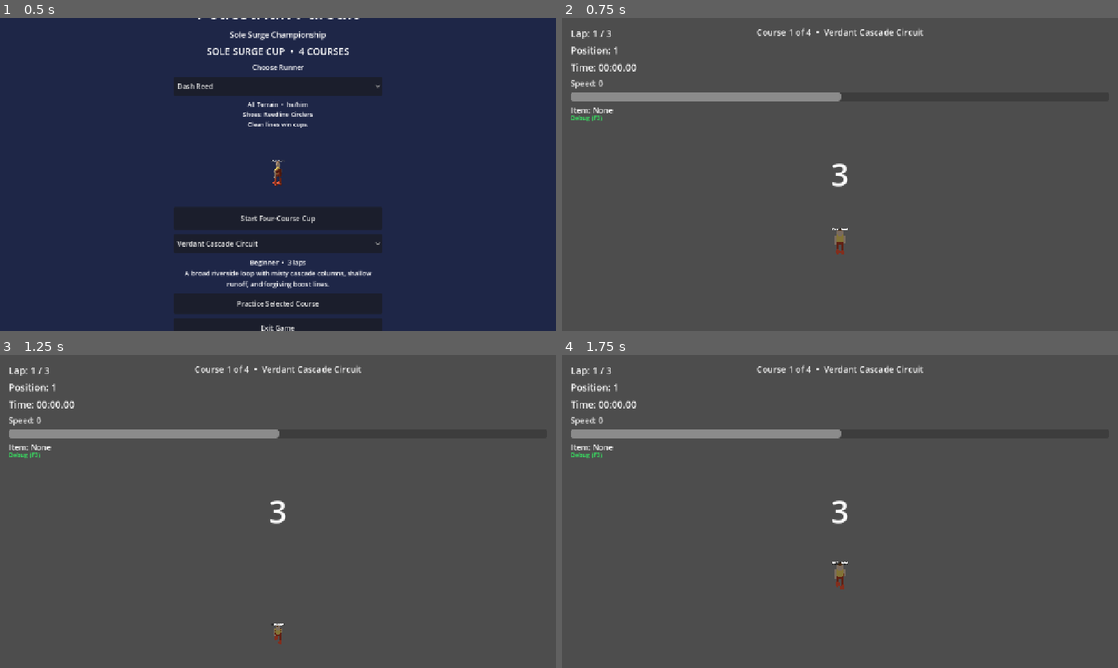
Above: before the commit, frames 1-4 (two rows, left to right).
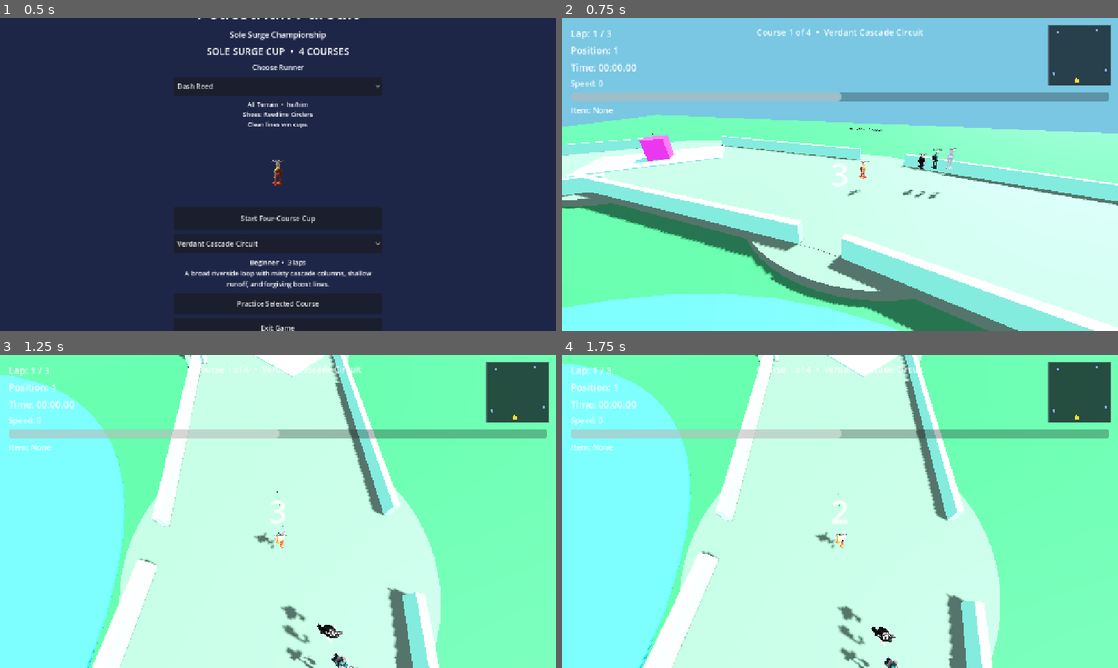
Above: after the commit, the same moments.

Repository: gunnchOS3k/pedestrian-pursuit
Game: Godot game, scene res://scenes/main/MainMenu.tscn
Same seed, same stepped clock (60 frames per second), same inputs: the game is played once before the commit and once after it.
Inputs:
- Up to frame 1 (0.5 s): no input
- Up to frame 2 (0.75 s): click "Start Four-Course Cup" at 0.5 s
- Up to frame 3 (1.25 s): no input
- Up to frame 4 (1.75 s): tap Enter at 1.25 s; hold D (move_right) from 1.28 s (still down); tap Q (boost) at 1.35 s; tap Space (jump) at 1.52 s

Frame 1 is identical in both runs. In frame 2, 100% of the frame differs, in the area x 0-100%, y 0-100%; in frame 3, 100%; in frame 4, 100%.
Error before the commit: Parse Error: Cannot infer the type of "visual" variable because the value doesn't have a set type. (res://scripts/race/RaceScene.gd:149)

Commit message:
test: complete rendered runner and cup character review
Fix Android RaceScene parse failure that froze countdown, restore Pixel RUN via Control buttons, and record 0.3.6 cup-start evidence.

Co-authored-by: Cursor <cursoragent@cursor.com>

Diff:
--- a/scripts/debug/DebugOverlay.gd
+++ b/scripts/debug/DebugOverlay.gd
@@ -8,13 +8,22 @@
 var _visible: bool = false
 
 
+func _ready() -> void:
+	visible = false
+	_visible = false
+
+
 func setup(player: Node) -> void:
 	_player = player
 	visible = false
+	_visible = false
 
 
 func _unhandled_input(event: InputEvent) -> void:
 	if event is InputEventKey and event.pressed and event.keycode == KEY_F3:
+		# Release builds keep this off unless explicitly enabled in editor.
+		if OS.has_feature("release") and not OS.is_debug_build():
+			return
 		_visible = not _visible
 		visible = _visible
 
--- a/scripts/race/RaceManager.gd
+++ b/scripts/race/RaceManager.gd
@@ -28,6 +28,8 @@
 
 
 func _ready() -> void:
+	# Keep countdown/race clocks running even if a pause overlay toggles incorrectly.
+	process_mode = Node.PROCESS_MODE_ALWAYS
 	lap_manager.racer_finished.connect(_on_racer_finished)
 
 
@@ -50,11 +52,34 @@
 
 
 func begin_countdown() -> void:
+	var tree := get_tree()
+	if tree != null and tree.paused:
+		tree.paused = false
 	state = RaceState.COUNTDOWN
 	_countdown_timer = float(countdown_seconds) + 1.0
 	_player_pressed_early = false
 	_go_time = -1.0
 	countdown_tick.emit(str(countdown_seconds))
+	# Prefer timer-driven countdown — more reliable on Android than delta alone.
+	call_deferred("_countdown_sequence")
+
+
+func _countdown_sequence() -> void:
+	if state != RaceState.COUNTDOWN:
+		return
+	var tree := get_tree()
+	if tree == null:
+		return
+	# Strict 3→2→1→GO. Avoid input checks mid-await (can abort the coroutine on Android).
+	for value in range(countdown_seconds, 0, -1):
+		if state != RaceState.COUNTDOWN:
+			return
+		countdown_tick.emit(str(value))
+		await tree.create_timer(1.0, true, false, true).timeout
+	if state != RaceState.COUNTDOWN:
+		return
+	countdown_tick.emit("GO!")
+	_start_race()
 
 
 func _process(delta: float) -> void:
@@ -70,17 +95,12 @@
 
 
 func _process_countdown(delta: float) -> void:
+	# Parallel safety net — if await-timers stall, delta still finishes the start.
 	_countdown_timer -= delta
-	var display_val := ceili(_countdown_timer)
-	if display_val <= countdown_seconds and display_val > 0:
+	var display_val := ceili(_countdown_timer) - 1
+	if display_val <= countdown_seconds and display_val >= 1:
 		countdown_tick.emit(str(display_val))
-	if _countdown_timer <= 1.0 and _countdown_timer > 0.0:
-		player_start_boost_window = true
-		if InputManager.is_accelerating():
-			_go_time = _countdown_timer
-	if InputManager.is_accelerating() and _countdown_timer > 1.05:
-		_player_pressed_early = true
-	if _countdown_timer <= 0.0:
+	if _countdown_timer <= 0.0 and state == RaceState.COUNTDOWN:
 		countdown_tick.emit("GO!")
 		_start_race()
 
--- a/scripts/race/RaceScene.gd
+++ b/scripts/race/RaceScene.gd
@@ -87,6 +87,11 @@
 	if mobile_controls.has_signal("pause_requested"):
 		mobile_controls.connect("pause_requested", _on_pause_requested)
 	_play_start_line_personalities(racers)
+	# Pixel safety: never start a cup with the SceneTree left paused.
+	if get_tree().paused:
+		get_tree().paused = false
+	if pause_menu:
+		pause_menu.visible = false
 	race_manager.begin_countdown()
 	if GameManager.accept_test_mode:
 		call_deferred("_accept_drive_finish")
@@ -121,7 +126,7 @@
 		racer.set_meta("runner_display_name", profile.display_name)
 	racer.set_meta("runner_profile_id", profile.id)
 	racer.set_meta("runner_display_name", profile.display_name)
-	var visual := racer.get_node_or_null("RacerVisual")
+	var visual = racer.get_node_or_null("RacerVisual")
 	if visual != null and visual.has_method("apply_profile"):
 		visual.apply_profile(profile)
 	_wire_racer_visual_hooks(racer, visual)
@@ -130,7 +135,7 @@
 func _wire_racer_visual_hooks(racer: Node, visual: Node) -> void:
 	if visual == null or racer == null:
 		return
-	var boost := racer.get_node_or_null("BoostSystem")
+	var boost = racer.get_node_or_null("BoostSystem")
 	if boost != null and boost.has_signal("boost_activated"):
 		boost.boost_activated.connect(_on_racer_boost.bind(visual))
 
@@ -146,7 +151,7 @@
 
 func _play_start_line_personalities(racers: Array) -> void:
 	for racer in racers:
-		var visual := racer.get_node_or_null("RacerVisual")
+		var visual = racer.get_node_or_null("RacerVisual")
 		if visual != null and visual.has_method("play_start_line"):
 			visual.play_start_line()
 
@@ -158,7 +163,7 @@
 	for racer in [player, ai_racer]:
 		if racer == null:
 			continue
-		var visual := racer.get_node_or_null("RacerVisual")
+		var visual = racer.get_node_or_null("RacerVisual")
 		if visual != null and visual.has_method("set_pose_state"):
 			visual.set_pose_state("coiled", 0.9)
 
@@ -222,7 +227,7 @@
 		var racer: Node = entry.get("racer")
 		if racer == null:
 			continue
-		var visual := racer.get_node_or_null("RacerVisual")
+		var visual = racer.get_node_or_null("RacerVisual")
 		if visual == null or not visual.has_method("play_finish"):
 			continue
 		# Top-3 keep signature finish poses; everyone else reads as defeat.
--- a/scripts/ui/MobileControls.gd
+++ b/scripts/ui/MobileControls.gd
@@ -2,12 +2,15 @@
 
 ## Multi-touch controls for Android. Buttons inject the same InputMap actions used
 ## by keyboard and gamepads, so gameplay code has one input path.
+##
+## Uses Control Buttons (not only TouchScreenButton) so ADB / mouse-emulated taps
+## also hold accelerate correctly on Pixel playtests.
 
 signal pause_requested
 
 @export var show_on_desktop: bool = false
 
-var _button_root: Node2D
+var _button_root: Control
 
 
 func _ready() -> void:
@@ -15,8 +18,10 @@
 		return
 	layer = 20
 	process_mode = Node.PROCESS_MODE_ALWAYS
-	_button_root = Node2D.new()
+	_button_root = Control.new()
 	_button_root.name = "Buttons"
+	_button_root.set_anchors_preset(Control.PRESET_FULL_RECT)
+	_button_root.mouse_filter = Control.MOUSE_FILTER_IGNORE
 	add_child(_button_root)
 	_build_buttons(get_viewport().get_visible_rect().size)
 
@@ -133,43 +138,30 @@
 	label_text: String,
 	color: Color
 ) -> void:
-	var button := TouchScreenButton.new()
+	var button := Button.new()
 	button.name = button_name
-	button.position = center
-	if not action.is_empty():
-		button.action = action
-	button.visibility_mode = (
-		TouchScreenButton.VISIBILITY_ALWAYS
-		if show_on_desktop
-		else TouchScreenButton.VISIBILITY_TOUCHSCREEN_ONLY
-	)
+	button.text = label_text
+	button.focus_mode = Control.FOCUS_NONE
+	button.position = center - size * 0.5
+	button.size = size
+	button.modulate = Color(1, 1, 1, 0.92)
+	var style := StyleBoxFlat.new()
+	style.bg_color = color
+	style.corner_radius_top_left = 10
+	style.corner_radius_top_right = 10
+	style.corner_radius_bottom_left = 10
+	style.corner_radius_bottom_right = 10
+	button.add_theme_stylebox_override("normal", style)
+	button.add_theme_stylebox_override("pressed", style)
+	button.add_theme_stylebox_override("hover", style)
+	button.add_theme_font_size_override("font_size", 18)
+	button.add_theme_color_override("font_color", Color.WHITE)
 	if button_name == "Pause":
 		button.pressed.connect(func(): pause_requested.emit())
-	var shape := RectangleShape2D.new()
-	shape.size = size
-	button.shape = shape
-
-	var background := Polygon2D.new()
-	var half := size * 0.5
-	background.polygon = PackedVector2Array(
-		[
-			Vector2(-half.x, -half.y),
-			Vector2(half.x, -half.y),
-			Vector2(half.x, half.y),
-			Vector2(-half.x, half.y),
-		]
-	)
-	background.color = color
-	button.add_child(background)
-
-	var label := Label.new()
-	label.position = -half
-	label.size = size
-	label.mouse_filter = Control.MOUSE_FILTER_IGNORE
-	label.text = label_text
-	label.horizontal_alignment = HORIZONTAL_ALIGNMENT_CENTER
-	label.vertical_alignment = VERTICAL_ALIGNMENT_CENTER
-	label.add_theme_font_size_override("font_size", 18)
-	label.add_theme_color_override("font_color", Color.WHITE)
-	button.add_child(label)
+	elif not action.is_empty():
+		button.button_down.connect(func(): Input.action_press(action))
+		button.button_up.connect(func():
+			if Input.is_action_pressed(action):
+				Input.action_release(action)
+		)
 	_button_root.add_child(button)
Not shown, added: docs/product-quality/evidence/android-release/pedestrian-0.3.2-inspect.txt
Not shown, added: docs/product-quality/evidence/android-release/pedestrian-0.3.3-inspect.txt
Not shown, added: docs/product-quality/evidence/android-release/pedestrian-0.3.6-inspect.txt
Binary file added: docs/product-quality/evidence/pixel-pedestrian/01-boot.png
Binary file added: docs/product-quality/evidence/pixel-pedestrian/03-cup-started.png
Binary file added: docs/product-quality/evidence/pixel-pedestrian/cd35-0-c.png
Binary file added: docs/product-quality/evidence/pixel-pedestrian/cd35-0.png
Binary file added: docs/product-quality/evidence/pixel-pedestrian/cd35-1-c.png
Binary file added: docs/product-quality/evidence/pixel-pedestrian/cd35-1.png
Binary file added: docs/product-quality/evidence/pixel-pedestrian/cd35-2-c.png
Binary file added: docs/product-quality/evidence/pixel-pedestrian/cd35-2.png
Binary file added: docs/product-quality/evidence/pixel-pedestrian/cd35-3-c.png
(and 14 more such lines)
